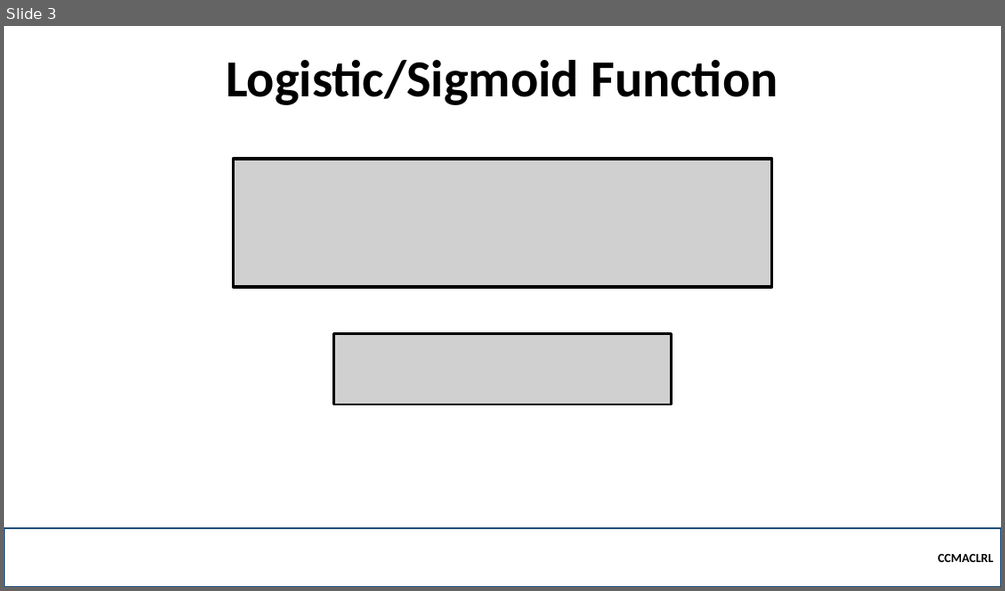
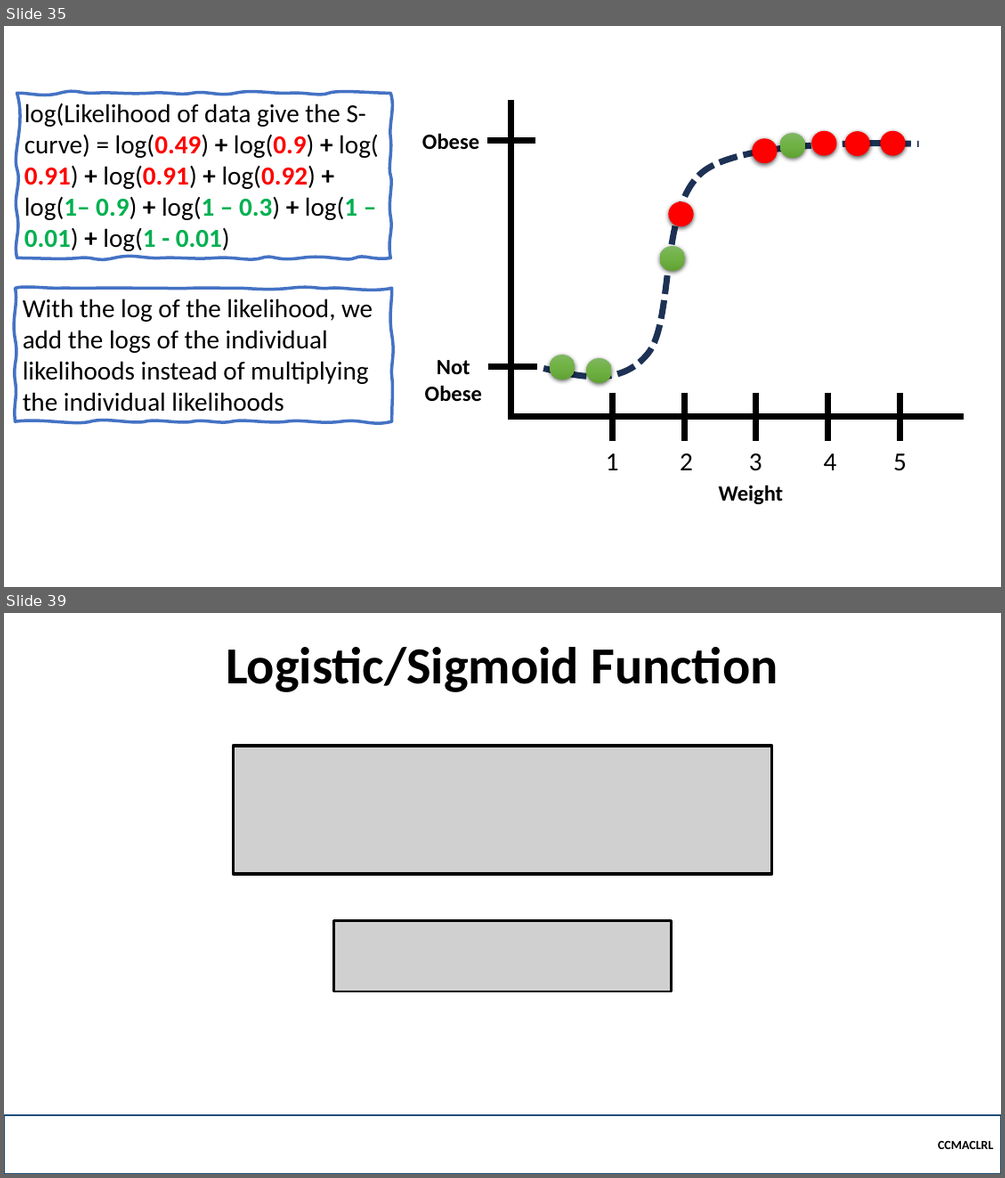
Before and after one commit to robitussin/CCMACLRL, a slide deck: 5 - Logistic Regression/Logistic Regression (Math).pptx. Shown one above the other, each under a label of ours: slide 3 before the commit, slides 35 and 39 after it; the slides between them are not shown. The pictures are 1005x591 and 1005x1178 pixels, drawn with LibreOffice and Linux fonts; fonts in the diff are those of the drawing; grey boxes stand for pictures; background and template pictures are left out. Boxes give left, top, right and bottom in pixels: in the first picture for what was removed or moved away, otherwise in the second. Text is boxed around its words. In the diff, an @@ line names an element or a change of style, - is before the commit and + after.

```diff
--- a/5 - Logistic Regression/Logistic Regression (Math).pptx
+++ b/5 - Logistic Regression/Logistic Regression (Math).pptx
@@ slide 35 added at [4, 26, 1001, 587], background picture (left out) @@
@@ freeform shape added at [16, 94, 390, 257], outline #4472C4 3 pt, 25 pt, text #000000 @@
+log(Likelihood of data give the S-curve) = log(0.49) + log(0.9) + log( 0.91) + log(0.91) + log(0.92) + log(1– 0.9) + log(1 – 0.3) + log(1 – 0.01) + log(1 - 0.01)
@@ line added from (511, 419) to (511, 100), #000000 6 pt @@
@@ ellipse added at [811, 131, 837, 155], fill #FF0000 @@
@@ ellipse added at [844, 131, 870, 156], fill #FF0000 @@
@@ ellipse added at [881, 131, 906, 155], fill #FF0000 @@
@@ text added at [422, 133, 479, 150], 21 pt, text #000000, bold @@
+Obese
@@ line added from (535, 141) to (487, 141), #000000 6 pt @@
@@ freeform shape added at [544, 143, 919, 377], outline #1E3256 6 pt dashed @@
@@ ellipse added at [752, 138, 777, 163], fill #FF0000 @@
@@ ellipse added at [780, 133, 806, 158], fill gradient #81B861 to #6FB242 to #62A336 @@
@@ ellipse added at [669, 201, 695, 226], fill #FF0000 @@
@@ ellipse added at [660, 246, 685, 271], fill gradient #81B861 to #6FB242 to #62A336 @@
@@ freeform shape added at [16, 288, 392, 421], outline #4472C4 3 pt, 25 pt, text #000000 @@
+With the log of the likelihood, we add the logs of the individual likelihoods instead of multiplying the individual likelihoods
@@ text added at [425, 360, 482, 402], 21 pt, text #000000, bold @@
+Not Obese
@@ line added from (537, 367) to (488, 367), #000000 6 pt @@
@@ ellipse added at [550, 354, 575, 379], fill gradient #81B861 to #6FB242 to #62A336 @@
@@ ellipse added at [587, 358, 612, 383], fill gradient #81B861 to #6FB242 to #62A336 @@
@@ line added from (613, 393) to (613, 441), #000000 6 pt @@
@@ line added from (685, 393) to (685, 441), #000000 6 pt @@
@@ line added from (756, 393) to (756, 441), #000000 6 pt @@
@@ line added from (828, 393) to (828, 441), #000000 6 pt @@
@@ line added from (900, 393) to (900, 441), #000000 6 pt @@
@@ line added from (510, 417) to (963, 417), #000000 6 pt @@
@@ text added at [606, 453, 619, 470], 25 pt, text #000000 @@
+1
@@ text added at [680, 453, 693, 470], 25 pt, text #000000 @@
+2
@@ text added at [749, 453, 762, 471], 25 pt, text #000000 @@
+3
@@ text added at [824, 453, 837, 470], 25 pt, text #000000 @@
+4
@@ text added at [893, 453, 906, 471], 25 pt, text #000000 @@
+5
@@ text added at [719, 484, 784, 504], 21 pt, text #000000, bold @@
+Weight
@@ what was slide 3 is now slide 39 @@
```
Also in this commit, not shown: 35 other slides added, 1 other file.
